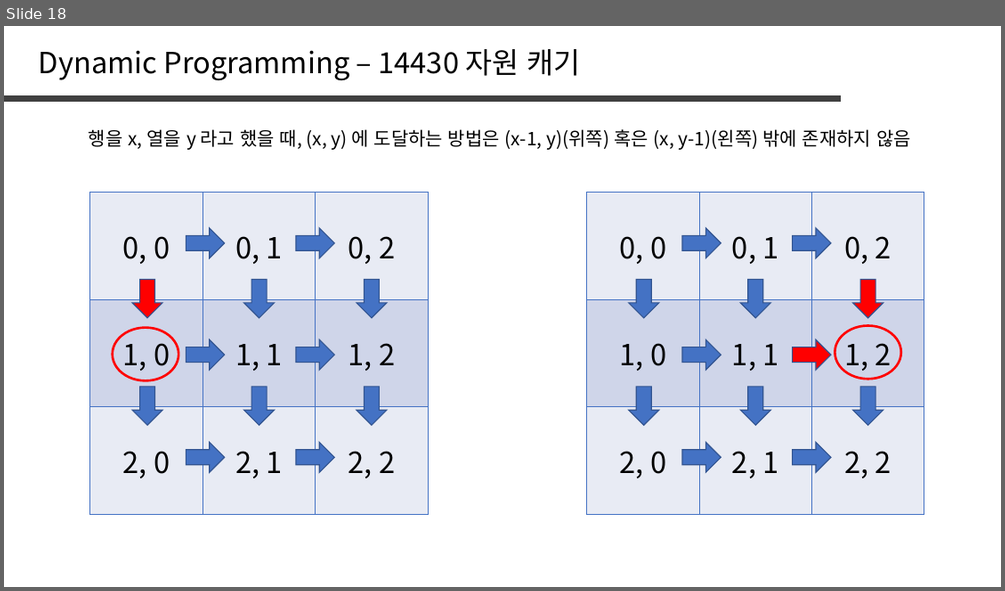
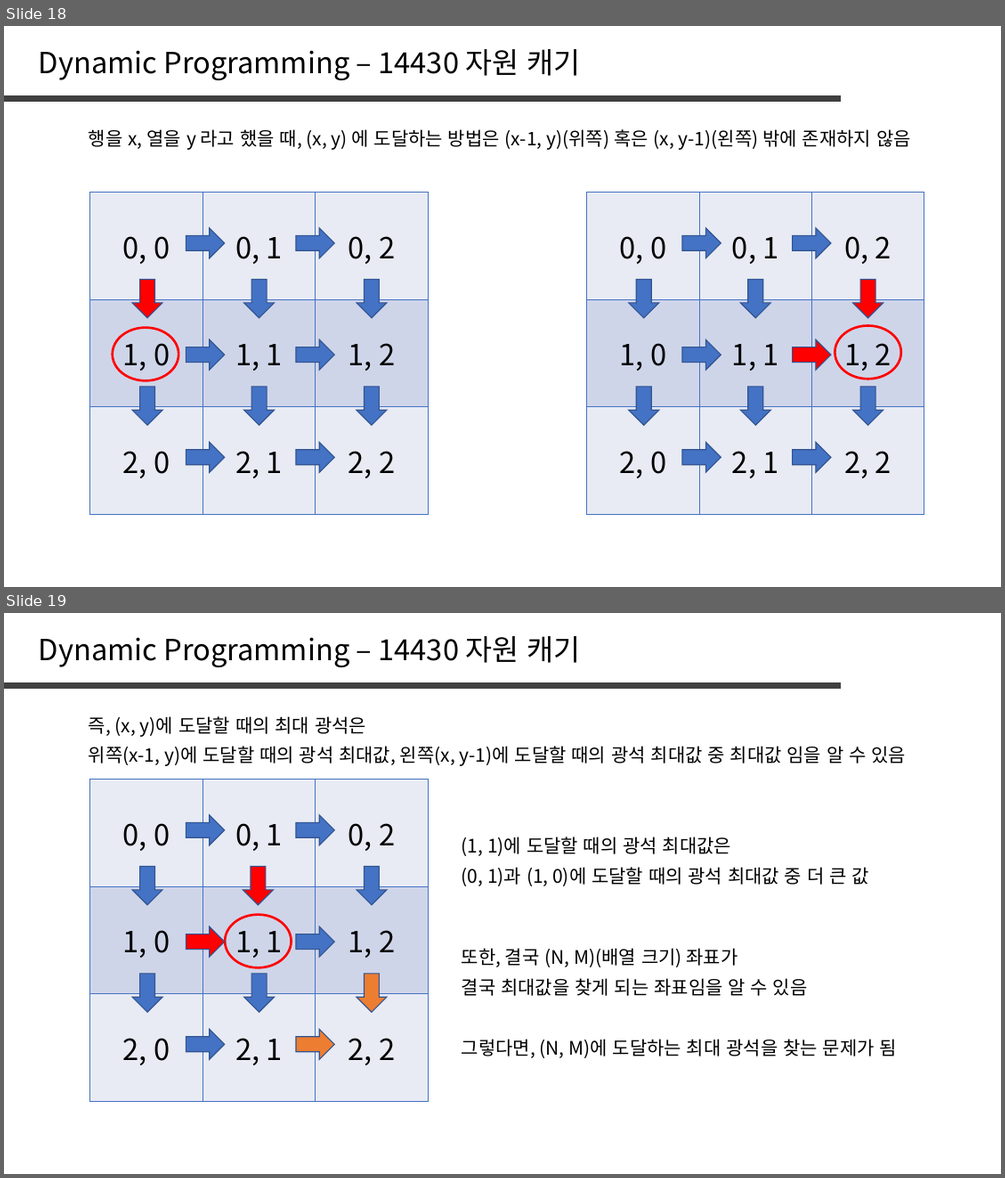
Before and after one commit to jaehoo1/PS-study, a slide deck: study/5_Dynamic Programming.pptx. Shown one above the other, each under a label of ours: slide 18 before the commit, slides 18 and 19 after it. The pictures are 1005x591 and 1005x1178 pixels, drawn with LibreOffice and Linux fonts; fonts in the diff are those of the drawing. Boxes give left, top, right and bottom in pixels: in the first picture for what was removed or moved away, otherwise in the second. Text is boxed around its words. In the diff, an @@ line names an element or a change of style, - is before the commit and + after.

```diff
--- a/study/5_Dynamic Programming.pptx
+++ b/study/5_Dynamic Programming.pptx
@@ slide 19 added at (4, 613, 1001, 1174), background #FFFFFF @@
@@ text added at (39, 636, 581, 667), 28 pt, text #000000 @@
+Dynamic Programming – 14430 자원 캐기
@@ line added from (4, 686) to (841, 686), #404040 6 pt @@
@@ text added at (89, 716, 366, 737), 18 pt, text #000000 @@
+즉, (x, y)에 도달할 때의 최대 광석은
@@ text added at (89, 746, 906, 766), 18 pt, text #000000 @@
+위쪽(x-1, y)에 도달할 때의 광석 최대값, 왼쪽(x, y-1)에 도달할 때의 광석 최대값 중 최대값 임을 알 수 있음
@@ table added at (90, 779, 429, 1102), 3 rows, 3 columns @@
+0, 0 | 0, 1 | 0, 2
+1, 0 | 1, 1 | 1, 2
+2, 0 | 2, 1 | 2, 2
@@ right arrow added at (186, 815, 225, 844), fill #4472C4, outline #325491 1 pt @@
@@ right arrow added at (296, 815, 334, 844), fill #4472C4, outline #325491 1 pt @@
@@ text added at (461, 836, 731, 856), 18 pt, text #000000 @@
+(1, 1)에 도달할 때의 광석 최대값은
@@ right arrow added at (133, 866, 162, 905), fill #4472C4, outline #325491 1 pt @@
@@ right arrow added at (243, 866, 273, 905), fill #FF0000, outline #325491 1 pt @@
@@ right arrow added at (357, 866, 387, 905), fill #4472C4, outline #325491 1 pt @@
@@ text added at (461, 867, 869, 886), 18 pt, text #000000 @@
+(0, 1)과 (1, 0)에 도달할 때의 광석 최대값 중 더 큰 값
@@ right arrow added at (186, 926, 225, 957), fill #FF0000, outline #325491 1 pt @@
@@ ellipse added at (225, 915, 291, 967), outline #FF0000 2.25 pt @@
@@ right arrow added at (296, 926, 334, 957), fill #4472C4, outline #325491 1 pt @@
@@ text added at (461, 948, 738, 967), 18 pt, text #000000 @@
+또한, 결국 (N, M)(배열 크기) 좌표가
@@ right arrow added at (133, 973, 162, 1013), fill #4472C4, outline #325491 1 pt @@
@@ right arrow added at (244, 973, 274, 1013), fill #4472C4, outline #325491 1 pt @@
@@ right arrow added at (357, 973, 387, 1013), fill #ED7D31, outline #325491 1 pt @@
@@ text added at (461, 978, 808, 996), 18 pt, text #000000 @@
+결국 최대값을 찾게 되는 좌표임을 알 수 있음
@@ right arrow added at (186, 1029, 225, 1059), fill #4472C4, outline #325491 1 pt @@
@@ right arrow added at (296, 1029, 334, 1059), fill #ED7D31, outline #325491 1 pt @@
@@ text added at (461, 1038, 897, 1058), 18 pt, text #000000 @@
+그렇다면, (N, M)에 도달하는 최대 광석을 찾는 문제가 됨
```
Also in this commit, not shown: 1 other slide added.
